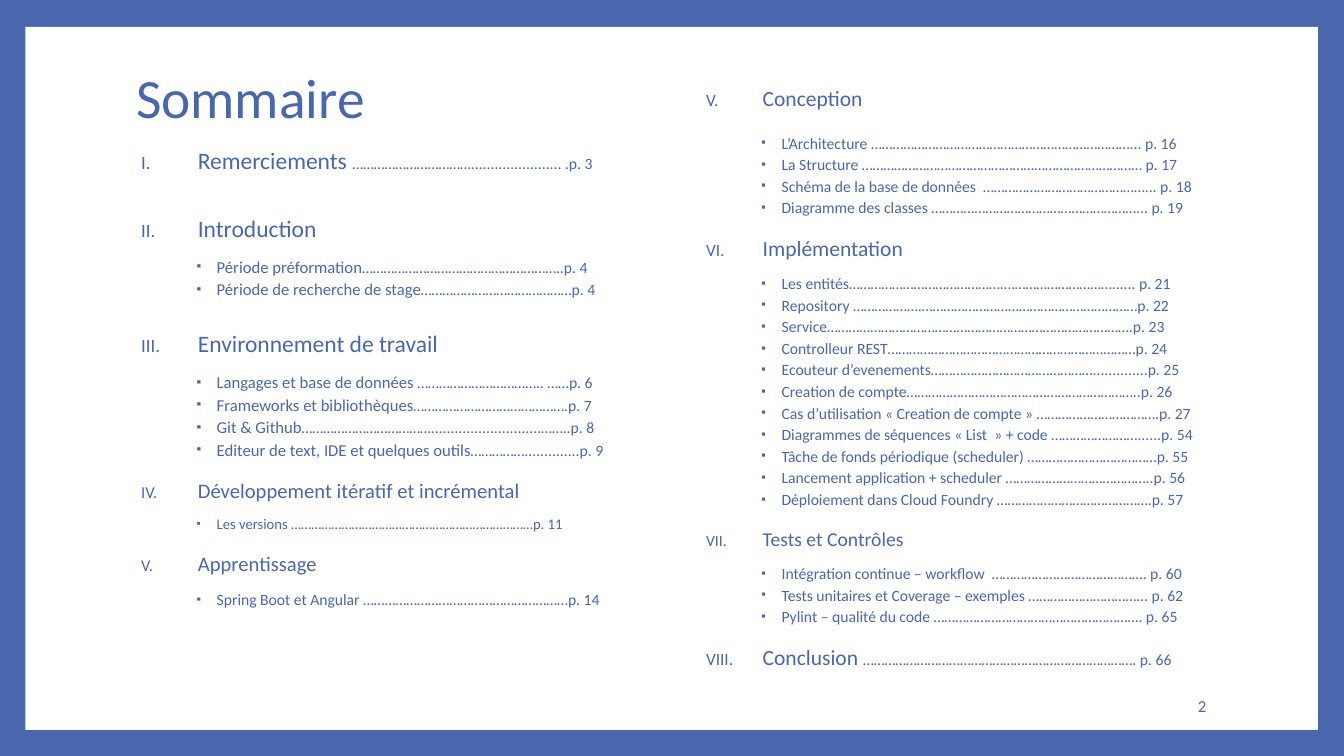
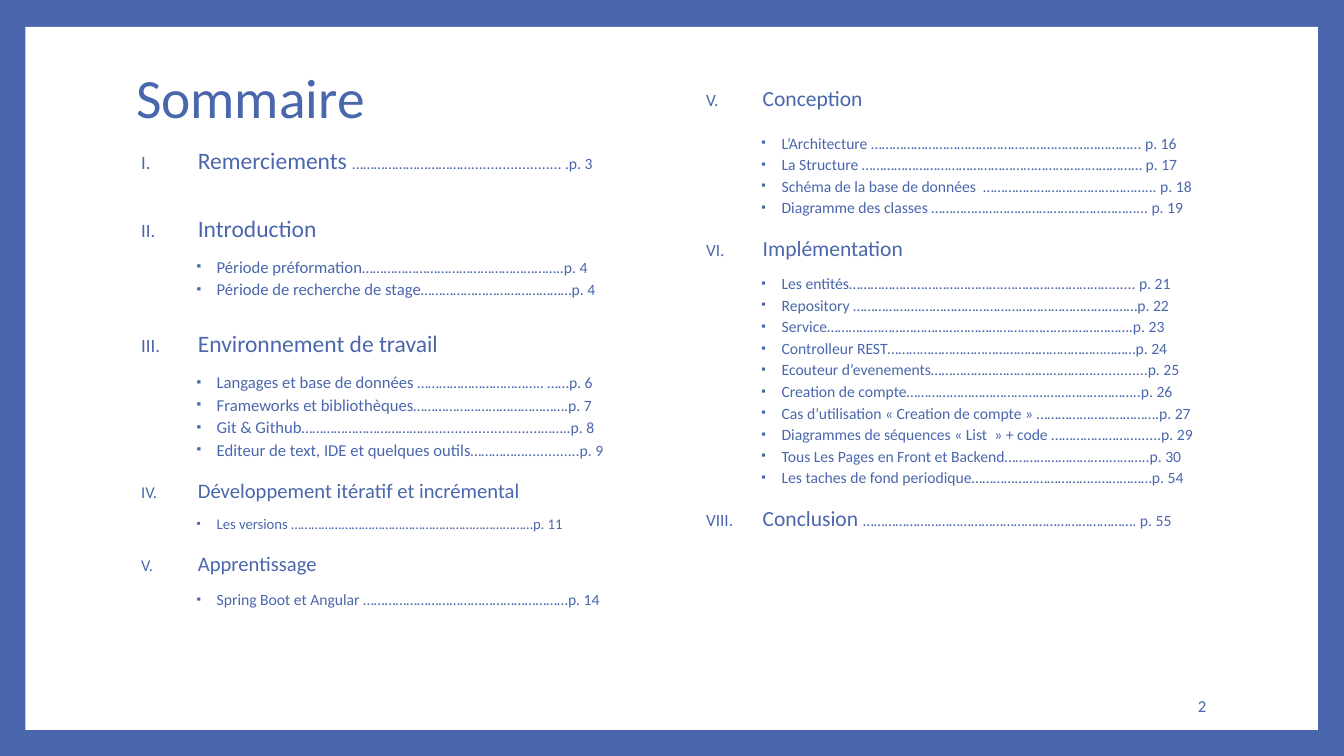
Before and after one commit to bakedpotato191/projet, a slide deck: slide 2 of rapport.PPTX. Drawn at 1344x756 pixels with LibreOffice and Linux fonts; fonts in the diff are those of the drawing. Boxes give left, top, right and bottom in pixels: in the first picture for what was removed or moved away, otherwise in the second. Text is boxed around its words. In the diff, an @@ line names an element or a change of style, - is before the commit and + after.

```diff
--- a/rapport.PPTX
+++ b/rapport.PPTX
@@ text at (763,429,1193,529): text changed @@
-    ▪ Diagrammes de séquences « List » + code ……………………......p. 54
-    ▪ Tâche de fonds périodique (scheduler) ………………………………p. 55
-    ▪ Lancement application + scheduler …………………………………..p. 56
-    ▪ Déploiement dans Cloud Foundry …………………………………….p. 57
-VII. Tests et Contrôles
-    ▪ Intégration continue – workflow ……………………………………. p. 60
-    ▪ Tests unitaires et Coverage – exemples …………………………... p. 62
-    ▪ Pylint – qualité du code …………………………………………………. p. 65
-VIII. Conclusion …………………………………………………………………. p. 66
+    ▪ Diagrammes de séquences « List » + code ……………………......p. 29
+    ▪ Tous Les Pages en Front et Backend………………………..………..p. 30
+    ▪ Les taches de fond periodique……………………………..……………p. 54
+VII. Conclusion …………………………………………………………………. p. 55
```
Also in this commit, not shown: 6 other slides changed, 7 slides added, 33 other files.
